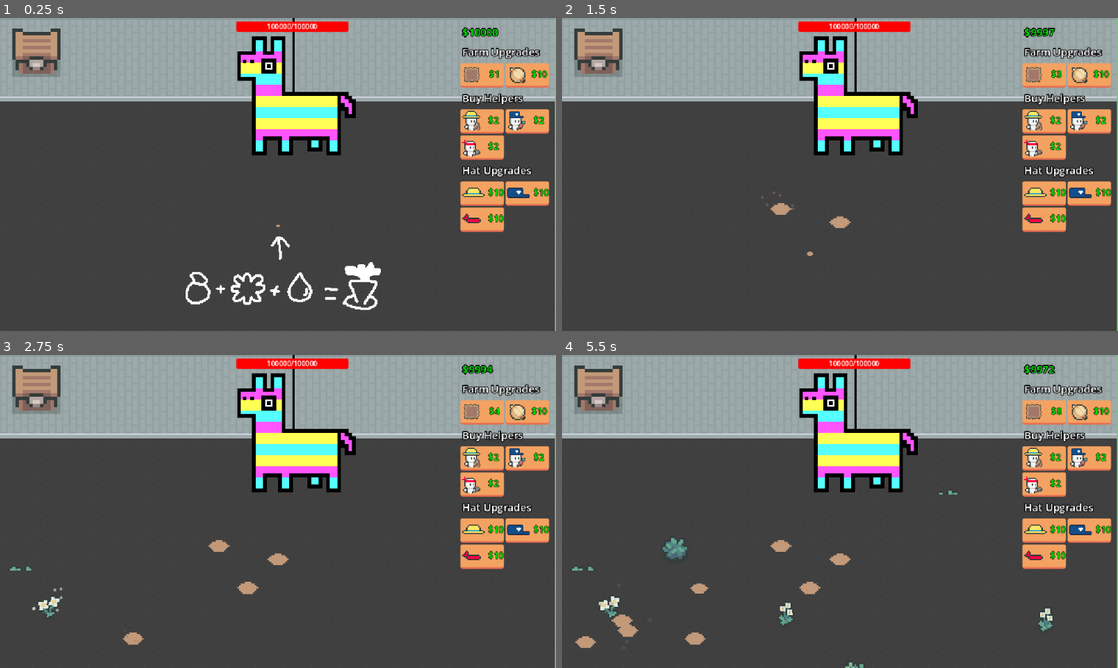
Above: before the commit, frames 1-4 (two rows, left to right).
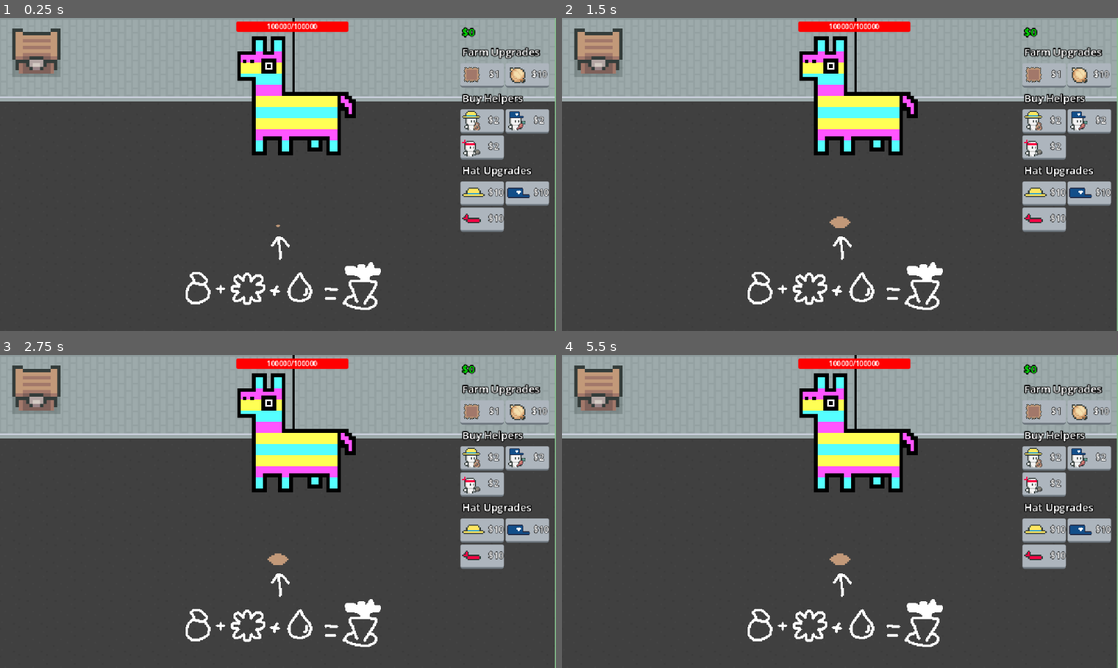
Above: after the commit, the same moments.

Repository: eric-marsh/farminata
Game: Godot game, scene res://scene/scene_switcher.tscn
Same seed, same stepped clock (60 frames per second), same inputs: the game is played once before the commit and once after it. Sound files missing from this copy of the repository are replaced by a short silence.
Inputs (mouse positions are in pixels of both pictures, inside the frame that each line leads up to):
- Up to frame 1 (0.25 s): no input
- Up to frame 2 (1.5 s): click (1045, 74) at 0.5 s, where only the run before the commit has a clickable "$1"; click (1045, 74) at 1.25 s, where only the run before the commit has a clickable "$2"
- Up to frame 3 (2.75 s): click (483, 411) at 2 s, where only the run before the commit has a clickable "$3"
- Up to frame 4 (5.5 s): click (1045, 411) at 2.75 s, where only the run before the commit has a clickable "$4"; click (1045, 411) at 3.5 s, where only the run before the commit has a clickable "$5"; click (1045, 411) at 4.25 s, where only the run before the commit has a clickable "$6"; click (1045, 411) at 5 s, where only the run before the commit has a clickable "$7"

The runs differ from the first frame. In frame 1, 4.2% of the frame differs, in the area x 82-99%, y 3-69%; in frame 2, 5.5%; in frame 3, 5.9%; in frame 4, 6.7%, in the area x 1-99%, y 3-100%.

Commit message:
less seed drops

Diff:
--- a/script/debug.gd
+++ b/script/debug.gd
@@ -1,6 +1,6 @@
 extends Node
 
-var STARTING_MONEY: int = 10000
+var STARTING_MONEY: int = 0
 var ALL_FULL_CROPS_AT_START:bool = false
 
 var DONT_SAVE:bool = false
@@ -10,7 +10,7 @@
 
 var PINIATA_HP: int = 0
 
-var DEBUG_SHOW_HELPER_STATE: bool = true
+var DEBUG_SHOW_HELPER_STATE: bool = false
 
 
 #var Helper_Speed: float = 200.0
--- a/script/drop_util.gd
+++ b/script/drop_util.gd
@@ -147,6 +147,19 @@
 
 	return droppable_count.get(drop_type, 0)
 
+func update_all_droppable_counts_and_delete():
+	droppable_count.clear()
+
+	for d in Globals.DropsNode.get_children():
+		if droppable_count.has(d.drop_type):
+			if droppable_count[d.drop_type] >= max_seeds_allowed and DropUtil.is_seed(d.drop_type):
+				d.queue_free()
+				continue
+			droppable_count[d.drop_type] += 1
+		else:
+			droppable_count[d.drop_type] = 1
+
+
 var seed_to_produce: Array = [
 		{ "seed": Enum.Drop_Type.Radish_Seed, "produce": Enum.Drop_Type.Radish },
 		{ "seed": Enum.Drop_Type.Kale_Seed, "produce": Enum.Drop_Type.Kale },
@@ -178,9 +191,7 @@
 				return d
 	return null
 
-
-
-var max_seed_offset: int = 1
+var max_seeds_allowed: int = 5
 func get_highest_seed_within_limit() -> Enum.Drop_Type:
 	# make sure one of each seed is spawned
 	for pair in seed_to_produce:
@@ -189,7 +200,6 @@
 				return pair.seed
 
 	# then spawn a certain amount of each seed
-	var max_seeds_allowed: int = 7
 	for pair in seed_to_produce:
 		if State.unlocked_slot_outputs.has(pair.seed) or pair.seed == Enum.Drop_Type.Carrot_Seed:
 			if DropUtil.get_total_drops_of_type(pair.seed) < max_seeds_allowed:
--- a/script/helper/helper.gd
+++ b/script/helper/helper.gd
@@ -457,5 +457,5 @@
 func _on_grab_droppables_area_body_entered(body: Node2D) -> void:
 	if helper_type != Enum.Helper_Type.Farmer:
 		return
-	if body is droppable:
+	if body is droppable and !body.is_dragging:
 		pick_up_droppable(body)
--- a/script/main.gd
+++ b/script/main.gd
@@ -38,6 +38,7 @@
 	if save_timer >= 5.0:
 		State.save_game()
 		save_timer = 0.0
+		DropUtil.update_all_droppable_counts_and_delete()
 
 	Util.update_breeze()
 
--- a/script/piniata.gd
+++ b/script/piniata.gd
@@ -112,7 +112,7 @@
 func get_random_output() -> Enum.Drop_Type:
 	# Use integer weights; 100 = base scale
 	var drop_weights = {
-		Enum.Drop_Type.Water: 300,
+		Enum.Drop_Type.Water: 350,
 		Enum.Drop_Type.Sun: 300,
 		Enum.Drop_Type.X: 250,
 		Enum.Drop_Type.Carrot: 5,
--- a/script/plot.gd
+++ b/script/plot.gd
@@ -95,6 +95,8 @@
 			cleanup_droppable(d)
 			update_image()
 		return
+
+
 
 func cleanup_droppable(d: droppable) -> void:
 	DropUtil.create_apply_droppable_animation(d.drop_type, d.global_position, global_position - Vector2(0, 8))
